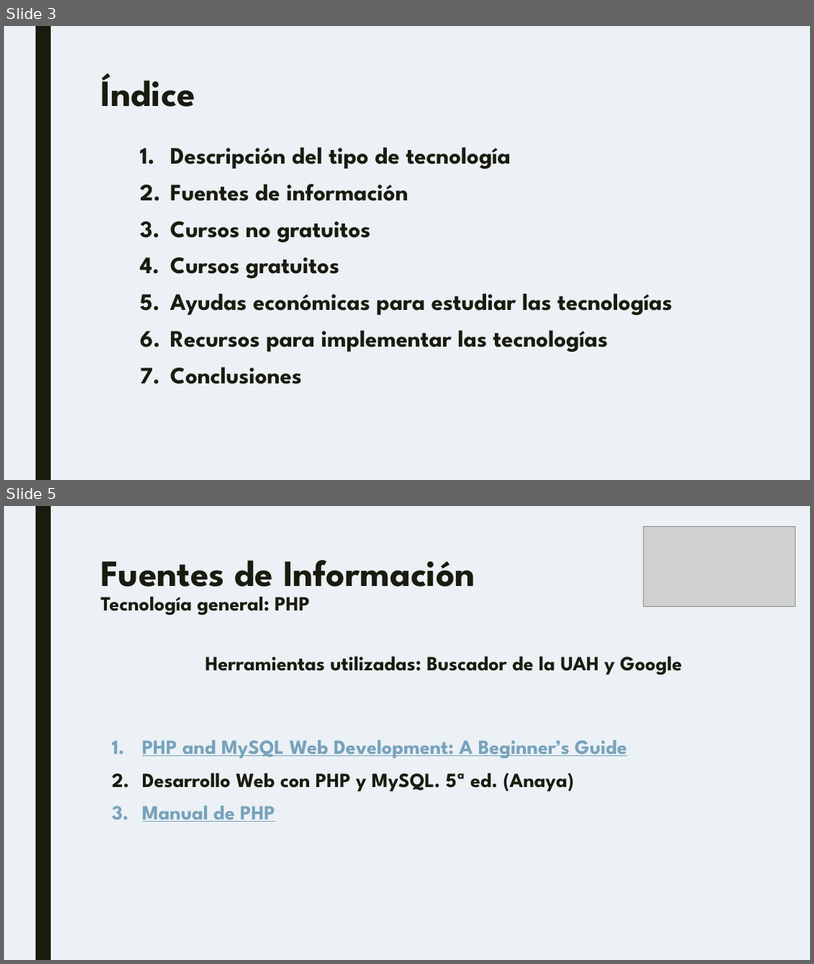
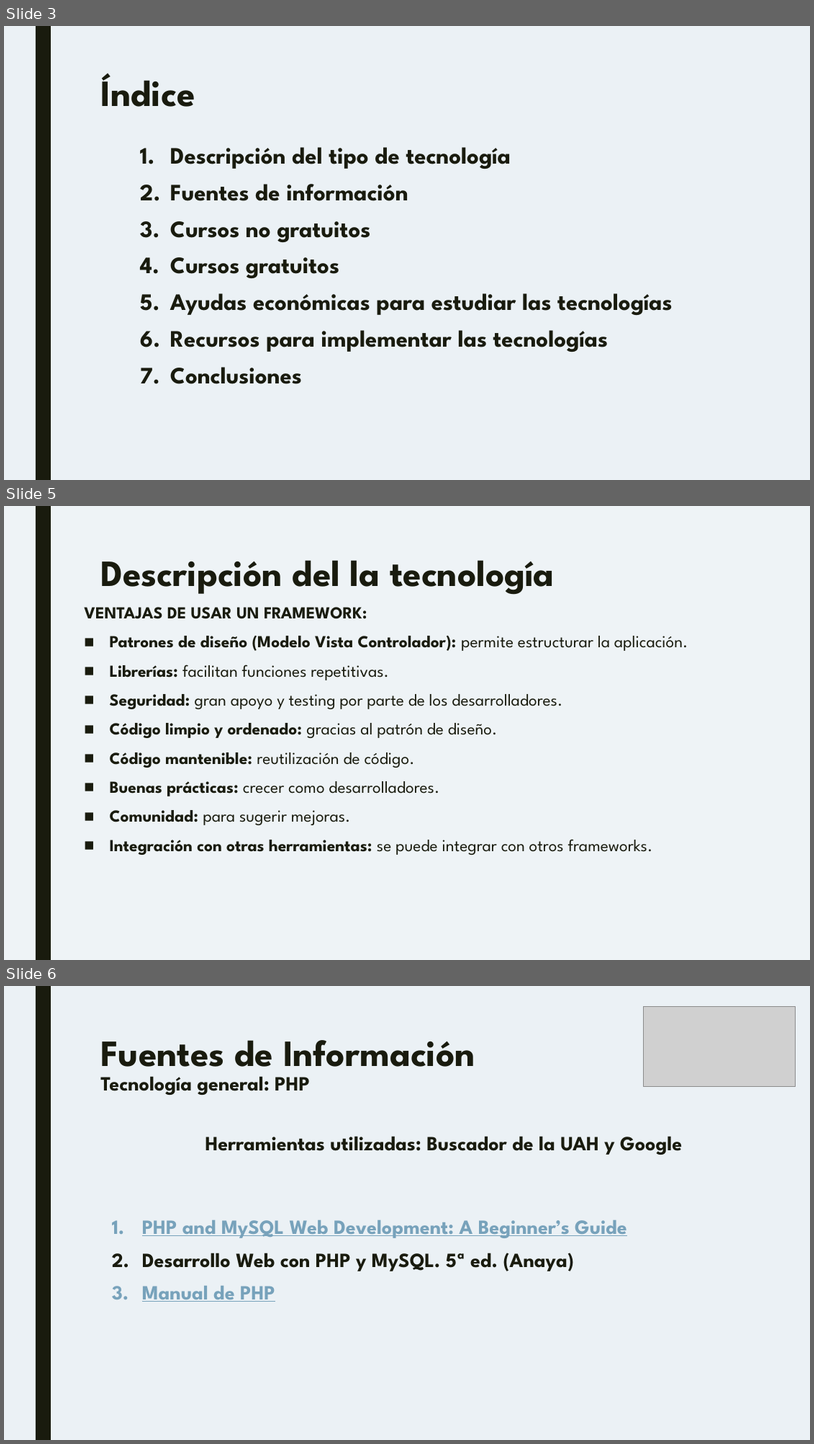
Before and after one commit to IGarrido1996/TG1_T4, a slide deck: Plantilla.pptx. Shown one above the other, each under a label of ours: slides 3 and 5 before the commit, slides 3, 5 and 6 after it; the slides between them are not shown. The pictures are 814x964 and 814x1444 pixels, drawn with LibreOffice and Linux fonts; fonts in the diff are those of the drawing; grey boxes stand for pictures. Boxes give left, top, right and bottom in pixels: in the first picture for what was removed or moved away, otherwise in the second. Text is boxed around its words. In the diff, an @@ line names an element or a change of style, - is before the commit and + after.

```diff
--- a/Plantilla.pptx
+++ b/Plantilla.pptx
@@ slide 5 added at (x1=4, y1=506, x2=810, y2=960), background #EEF3F6; not listed: 1 template element that a slide beside it also shows @@
@@ title added at (x1=100, y1=560, x2=555, y2=595), 44 pt, text #191B0E, bold @@
+Descripción del la tecnología
@@ text added at (x1=84, y1=607, x2=689, y2=854), 20 pt, text #191B0E @@
+VENTAJAS DE USAR UN FRAMEWORK:
+■ Patrones de diseño (Modelo Vista Controlador): permite estructurar la aplicación.
+■ Librerías: facilitan funciones repetitivas.
+■ Seguridad: gran apoyo y testing por parte de los desarrolladores.
+■ Código limpio y ordenado: gracias al patrón de diseño.
+■ Código mantenible: reutilización de código.
+■ Buenas prácticas: crecer como desarrolladores.
+■ Comunidad: para sugerir mejoras.
+■ Integración con otras herramientas: se puede integrar con otros frameworks.
@@ what was slide 5 is now slide 6 @@
```
Also in this commit, not shown: 9 slides changed.
